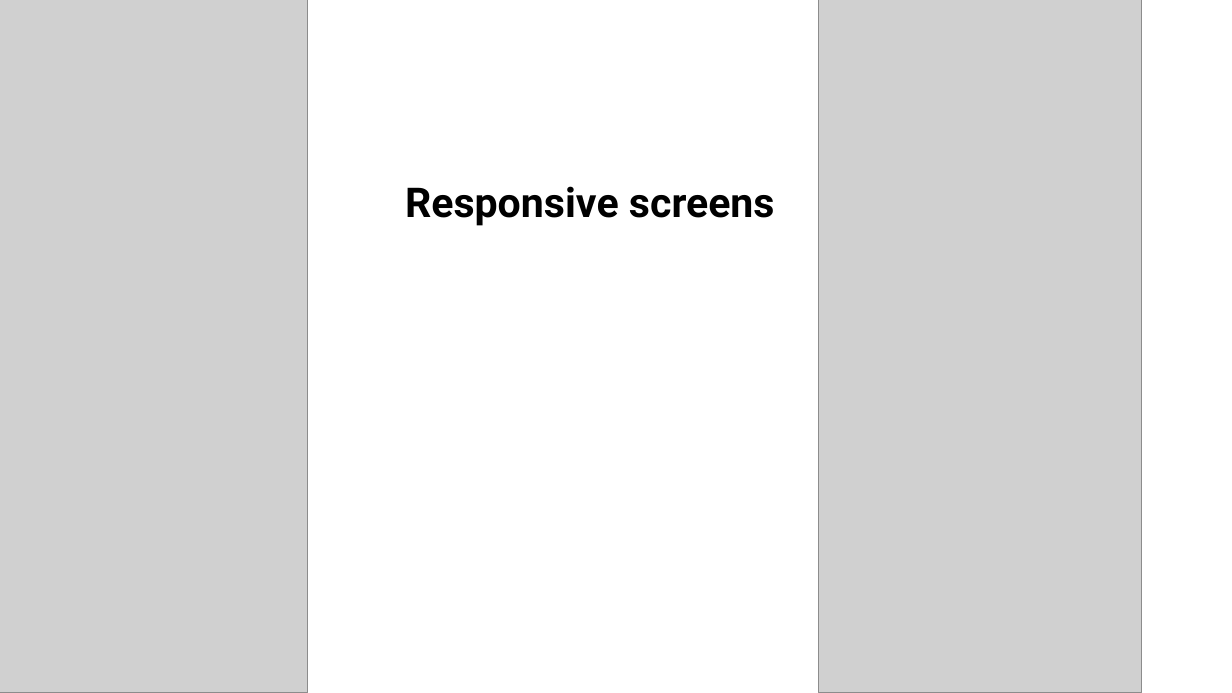
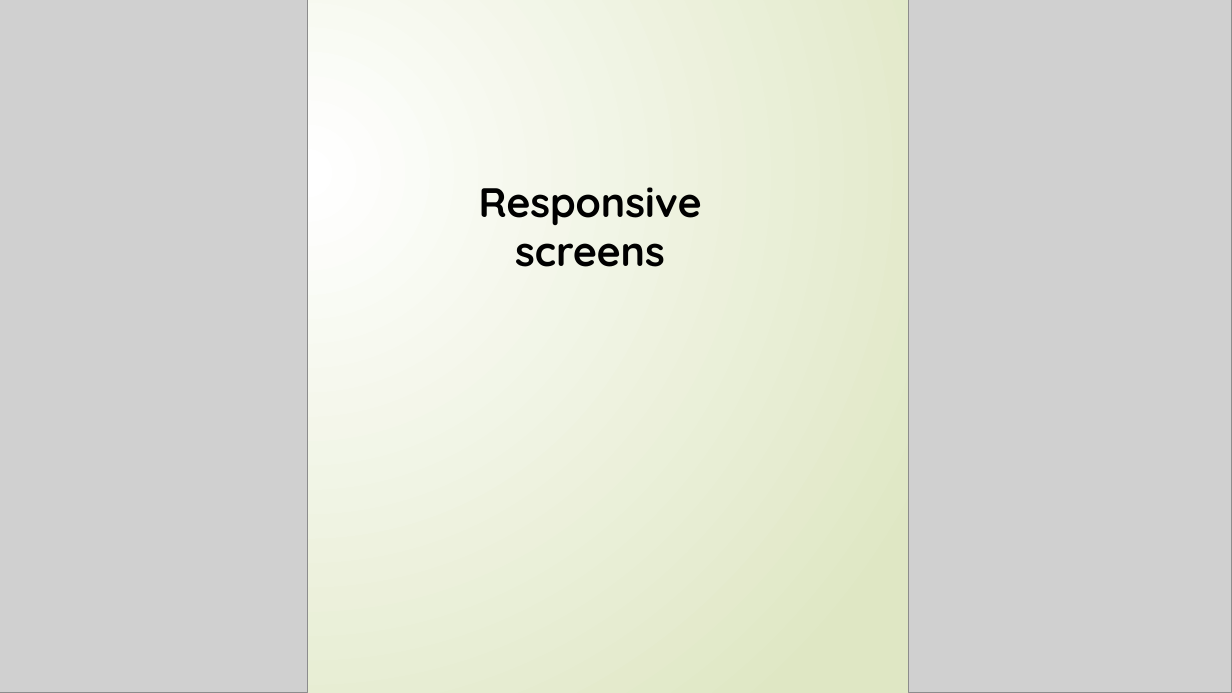
Before and after one commit to Andromeda24/BeyondClass, a slide deck: slide 4 of Doc/screenshots.pptx. Drawn at 1232x693 pixels with LibreOffice and Linux fonts; fonts in the diff are those of the drawing; grey boxes stand for pictures. Boxes give left, top, right and bottom in pixels: in the first picture for what was removed or moved away, otherwise in the second. Text is boxed around its words. In the diff, an @@ line names an element or a change of style, - is before the commit and + after.

Commit message:
update screenshots

```diff
--- a/Doc/screenshots.pptx
+++ b/Doc/screenshots.pptx
@@ background #FFFFFF to gradient #FFFFFF to #DFE8C4 @@
@@ picture: place and size @@
-picture at [819,0,1142,693]
+picture at [909,0,1232,693]
@@ text "Responsive screens" at [479,187,702,267]: font Roboto to Quicksand @@
```
Also in this commit, not shown: 4 other slides changed, 1 other file.
